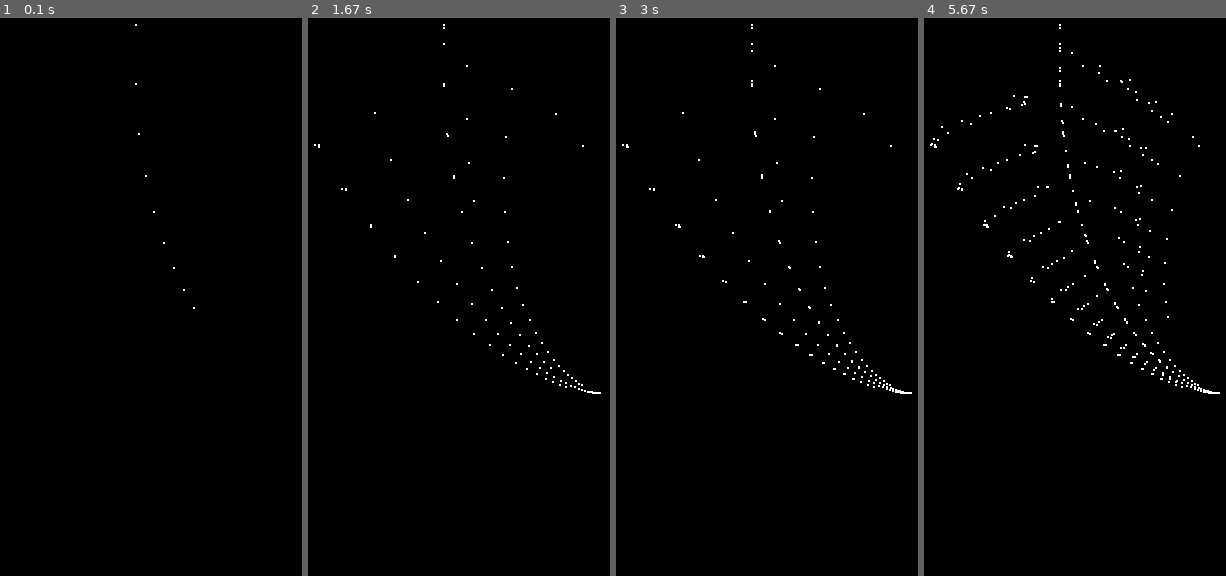
Above: before the commit, frames 1-4 (left to right).
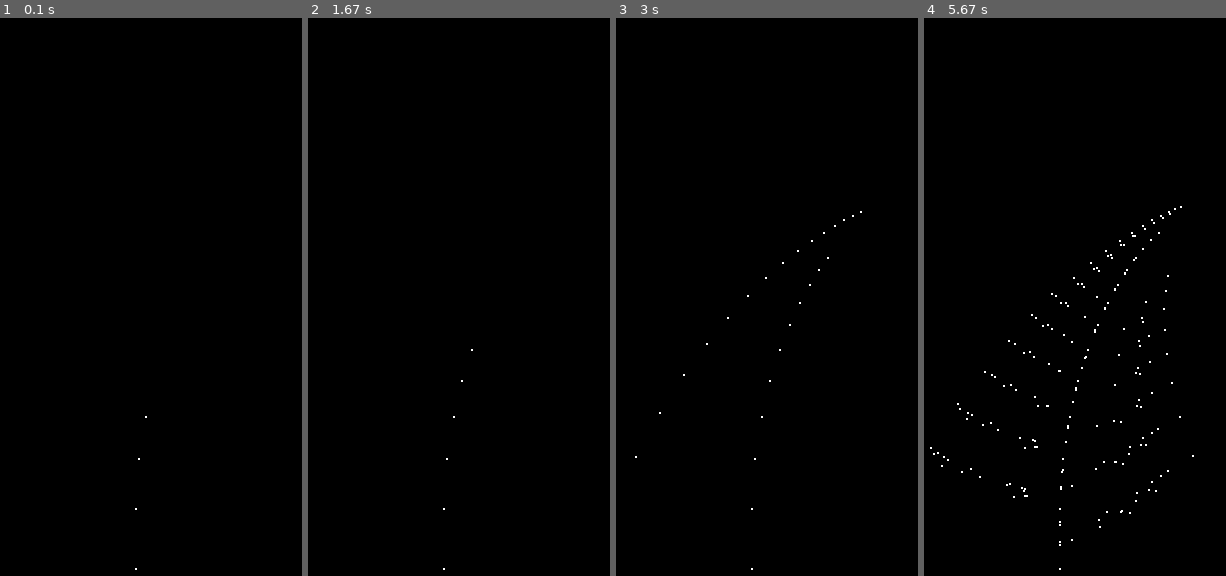
Above: after the commit, the same moments.

Repository: Lucksinia/ReturnToPython
Game: pygame game, started from barnsley_fern.py
The game is run twice, just before and just after one commit, with the same random seed, the same clock (stepped at 60 frames per second) and the same inputs.
Inputs (mouse positions are in pixels of both pictures, inside the frame that each line leads up to):
- Up to frame 1 (0.1 s): no input
- Up to frame 2 (1.67 s): click (443, 297) at 0.38 s; click (outside the picture) at 1.22 s; click (outside the picture) at 1.55 s
- Up to frame 3 (3 s): click (763, 96) at 1.88 s; click (724, 453) at 2.22 s; click (730, 196) at 2.55 s
- Up to frame 4 (5.67 s): no input

The runs differ from the first frame. In frame 1, less than 0.1% of the frame differs, in the area x 44-65%, y 1-99%; in frame 2, 0.2%; in frame 3, 0.4%; in frame 4, 1.1%, in the area x 1-99%, y 1-99%.

Commit message:
rotated fern

Diff:
--- a/barnsley_fern.py
+++ b/barnsley_fern.py
@@ -42,19 +42,24 @@
             if e.type == pg.QUIT:
                 pg.quit()
                 quit()
+            elif e.type == pg.MOUSEBUTTONDOWN:
+                self.x = 0.0
+                self.y = 0.0
+                self.screen.fill((0, 0, 0))
 
     def update(self) -> None:
         pg.display.flip()
-        pg.display.set_caption(f"Barnsley Fern")
+        pg.display.set_caption(f"Barnsley Fern [{int(self.clock.get_fps())}]")
 
     def draw(self) -> None:
         # numbers are arbitrary, but derived from
         x = self.x * 60
         y = self.y * 37 - 272
-        pg.draw.circle(self.screen, "white", (x + 300, y + 300), 1)
+        pg.draw.circle(self.screen, "white", (x + 300, -y + 300), 1)
 
     def run(self) -> None:
         while True:
+            self.clock.tick()
             self.check_events()
             self.update()
             self.draw()
